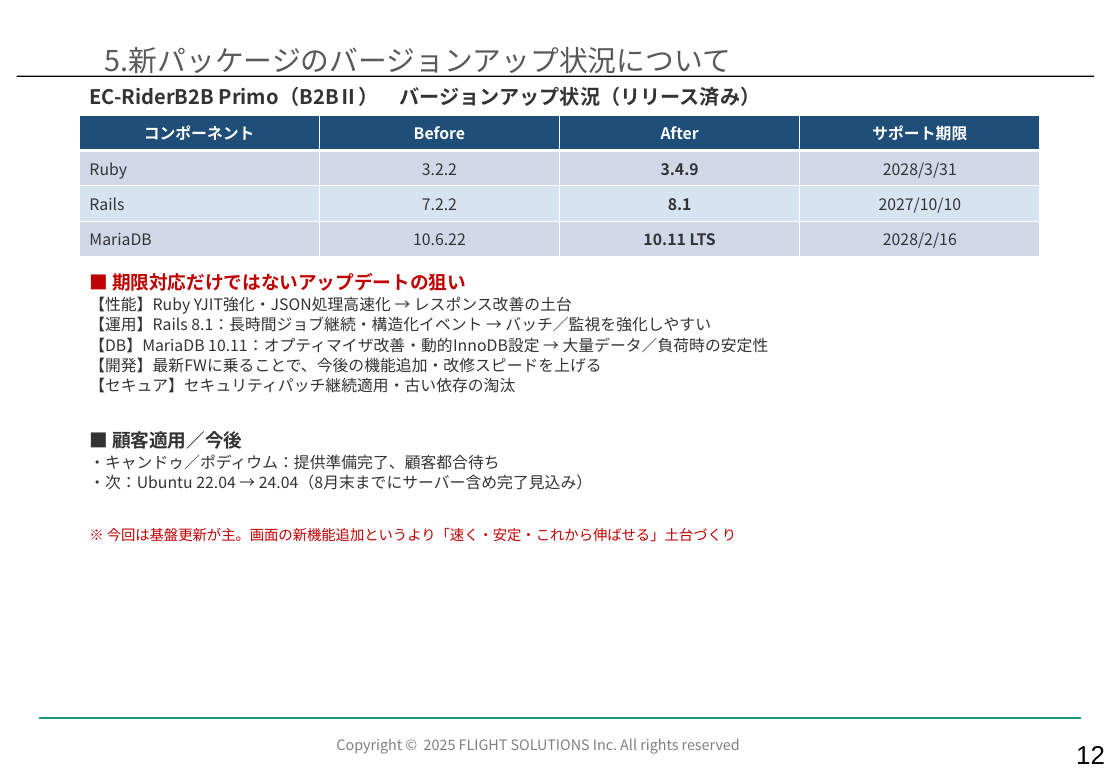
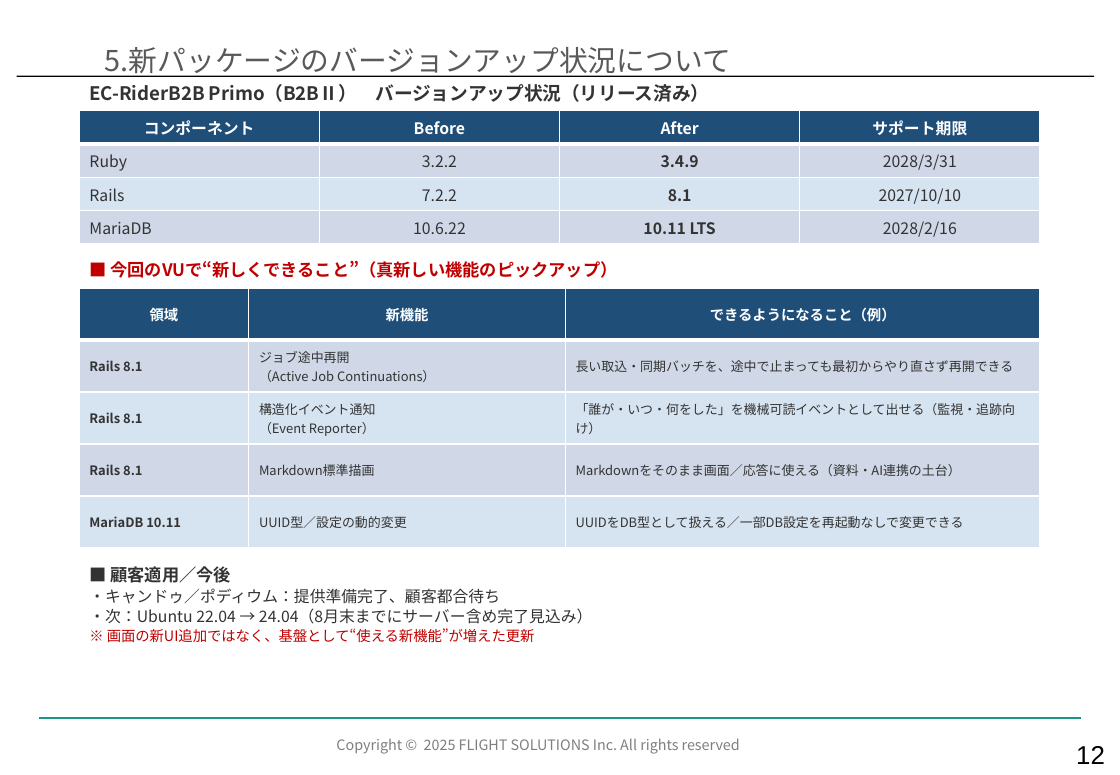
Before and after one commit to kozonoflight/git_tutorial, a slide deck: slide 13 of docs/【EC】ECサービス部_2026年7月度部会_Ver1.1.pptx. Drawn at 1120x775 pixels with LibreOffice and Linux fonts; fonts in the diff are those of the drawing; background and template pictures are left out. Boxes give left, top, right and bottom in pixels: in the first picture for what was removed or moved away, otherwise in the second. Text is boxed around its words. In the diff, an @@ line names an element or a change of style, - is before the commit and + after.

```diff
--- a/docs/【EC】ECサービス部_2026年7月度部会_Ver1.1.pptx
+++ b/docs/【EC】ECサービス部_2026年7月度部会_Ver1.1.pptx
@@ text "EC-RiderB2B Primo（B2BⅡ） バージョンアップ状況（リリース済み）" at (89,84,709,102): size 14 to 13 pt @@
@@ table: place and size @@
-table at (80,116,1039,258)
+table at (80,111,1039,244)
@@ text added at (110,261,617,278), 12 pt, text #C00000, bold @@
+■ 今回のVUで“新しくできること”（真新しい機能のピックアップ）
@@ table added at (80,289,1040,549), 5 rows, 3 columns @@
+領域 | 新機能 | できるようになること（例）
+Rails 8.1 | ジョブ途中再開 （Active Job Continuations） | 長い取込・同期バッチを、途中で止まっても最初からやり直さず再開できる
+Rails 8.1 | 構造化イベント通知 （Event Reporter） | 「誰が・いつ・何をした」を機械可読イベントとして出せる（監視・追跡向け）
+Rails 8.1 | Markdown標準描画 | Markdownをそのまま画面／応答に使える（資料・AI連携の土台）
+MariaDB 10.11 | UUID型／設定の動的変更 | UUIDをDB型として扱える／一部DB設定を再起動なしで変更できる
@@ text removed at (89,273,769,542) @@
-■ 期限対応だけではないアップデートの狙い
-【性能】Ruby YJIT強化・JSON処理高速化 → レスポンス改善の土台
-【運用】Rails 8.1：長時間ジョブ継続・構造化イベント → バッチ／監視を強化しやすい
-【DB】MariaDB 10.11：オプティマイザ改善・動的InnoDB設定 → 大量データ／負荷時の安定性
-【開発】最新FWに乗ることで、今後の機能追加・改修スピードを上げる
-【セキュア】セキュリティパッチ継続適用・古い依存の淘汰
-■ 顧客適用／今後
-・キャンドゥ／ポディウム：提供準備完了、顧客都合待ち
-・次：Ubuntu 22.04 → 24.04（8月末までにサーバー含め完了見込み）
-※ 今回は基盤更新が主。画面の新機能追加というより「速く・安定・これから伸ばせる」土台づくり
@@ text added at (89,566,593,642), 11 pt, text #333333 @@
+■ 顧客適用／今後
+・キャンドゥ／ポディウム：提供準備完了、顧客都合待ち
+・次：Ubuntu 22.04 → 24.04（8月末までにサーバー含め完了見込み）
+※ 画面の新UI追加ではなく、基盤として“使える新機能”が増えた更新
```
